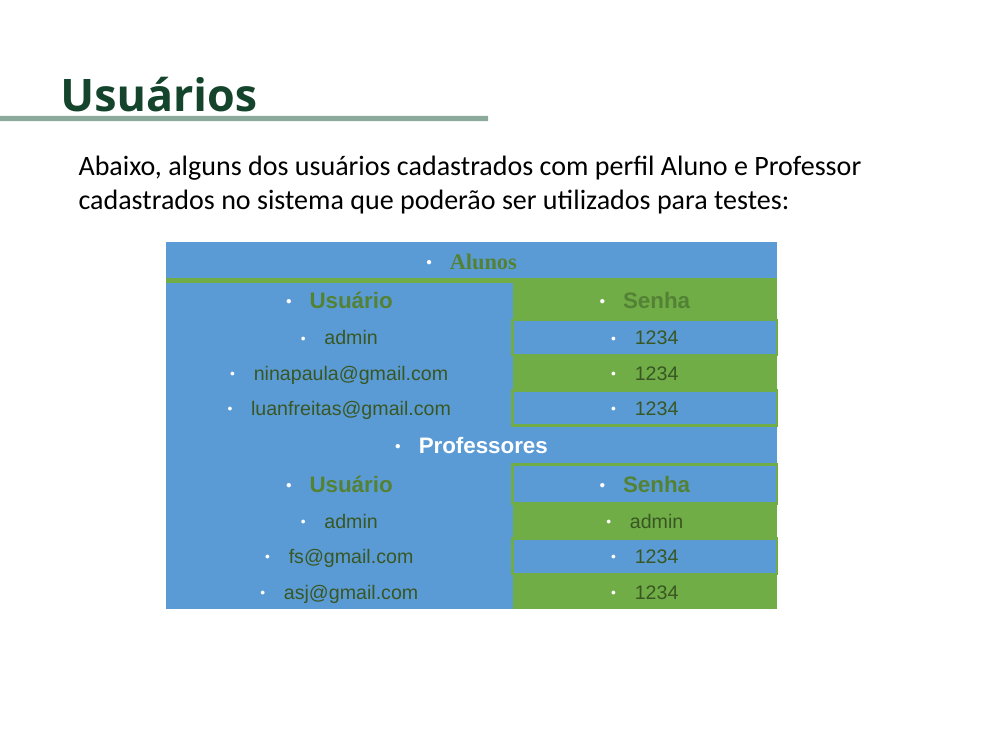
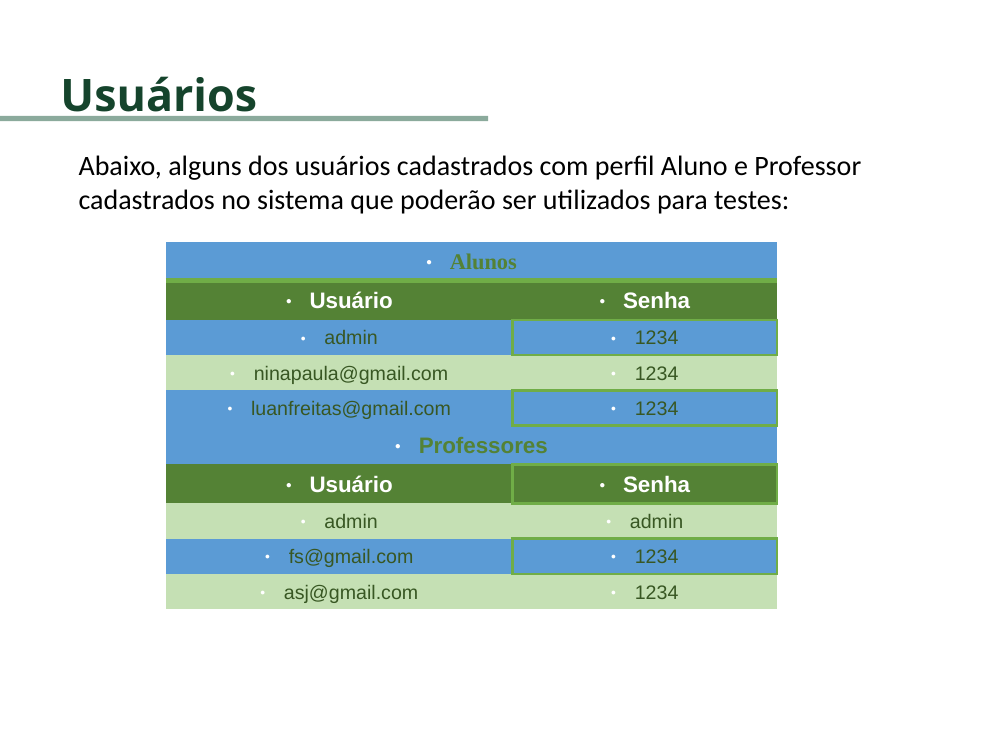
Before and after one commit to Alexandresl/trabalho-java, a slide deck: slide 3 of manual java.odp. Drawn at 1008x756 pixels with LibreOffice and Linux fonts; fonts in the diff are those of the drawing; background and template pictures are left out. Boxes give left, top, right and bottom in pixels: in the first picture for what was removed or moved away, otherwise in the second. Text is boxed around its words. In the diff, an @@ line names an element or a change of style, - is before the commit and + after.

```diff
--- a/manual java.odp
+++ b/manual java.odp
@@ table at box(166, 242, 777, 607) @@
@@ fill #5B9BD5 to #548235 in 3 cells @@
@@ fill #70AD47 to #548235 in row 2, column 2 @@
@@ fill #5B9BD5 to #C5E0B4 in 3 cells @@
@@ fill #70AD47 to #C5E0B4 in 3 cells @@
@@ text colour #548235 to #FFFFFF in "Usuário", "Senha", "Usuário", "Senha" @@
@@ text colour #FFFFFF to #548235 in "Professores" @@
```
Also in this commit, not shown: 9 other slides changed, 2 slides added, 14 other files.
